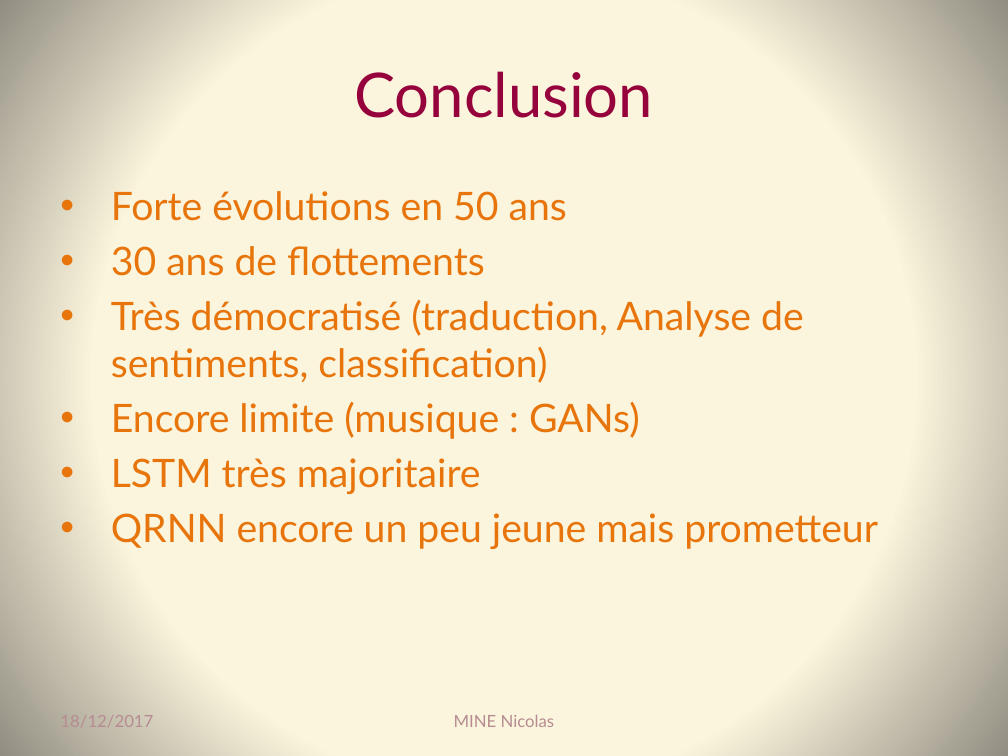
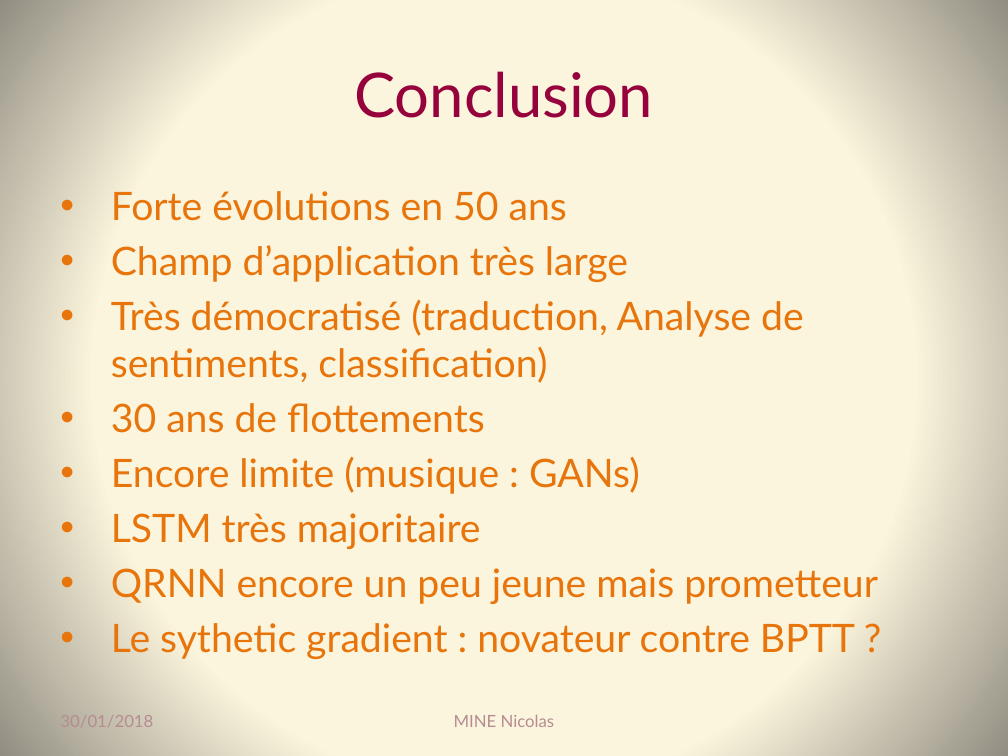
Before and after one commit to Coni63/OC_DS, a slide deck: slide 17 of P8/Presentation_projet_8.pptx. Drawn at 1008x756 pixels with LibreOffice and Linux fonts; fonts in the diff are those of the drawing. Boxes give left, top, right and bottom in pixels: in the first picture for what was removed or moved away, otherwise in the second. Text is boxed around its words. In the diff, an @@ line names an element or a change of style, - is before the commit and + after.

```diff
--- a/P8/Presentation_projet_8.pptx
+++ b/P8/Presentation_projet_8.pptx
@@ text at [111,245,804,383]: paragraphs added @@
+  • Champ d’application très large
+  • Très démocratisé (traduction, Analyse de sentiments, classification)
@@ text at [111,623,855,659]: paragraph added @@
+  • Le sythetic gradient : novateur contre BPTT ?
@@ text at [60,715,153,727]: text changed @@
-18/12/2017
+30/01/2018
```
Also in this commit, not shown: 17 other slides changed, 3 other files.
